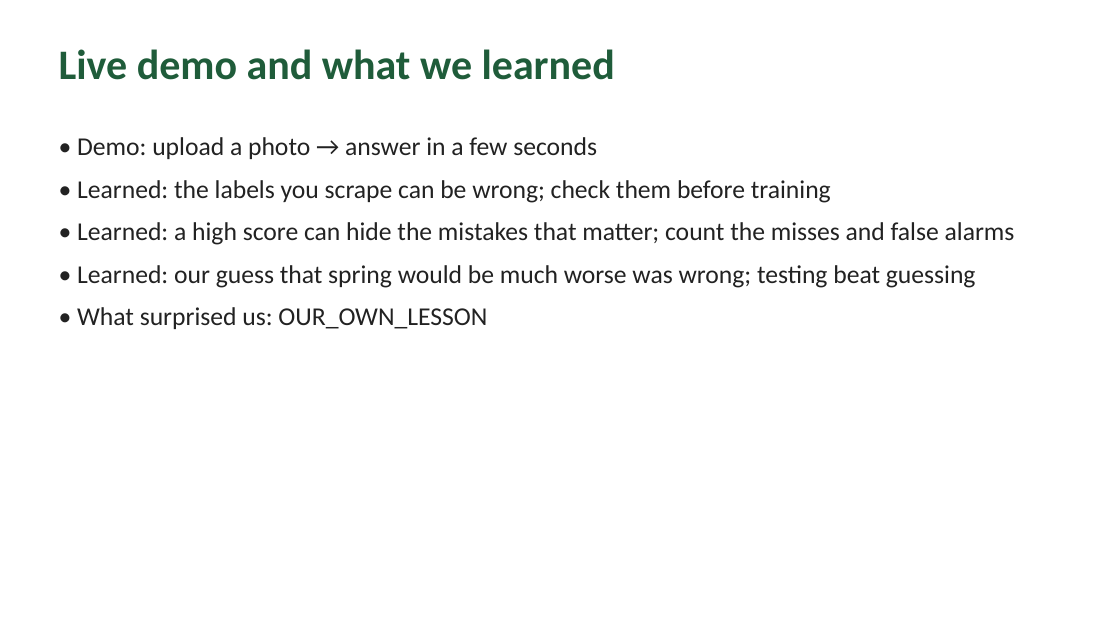
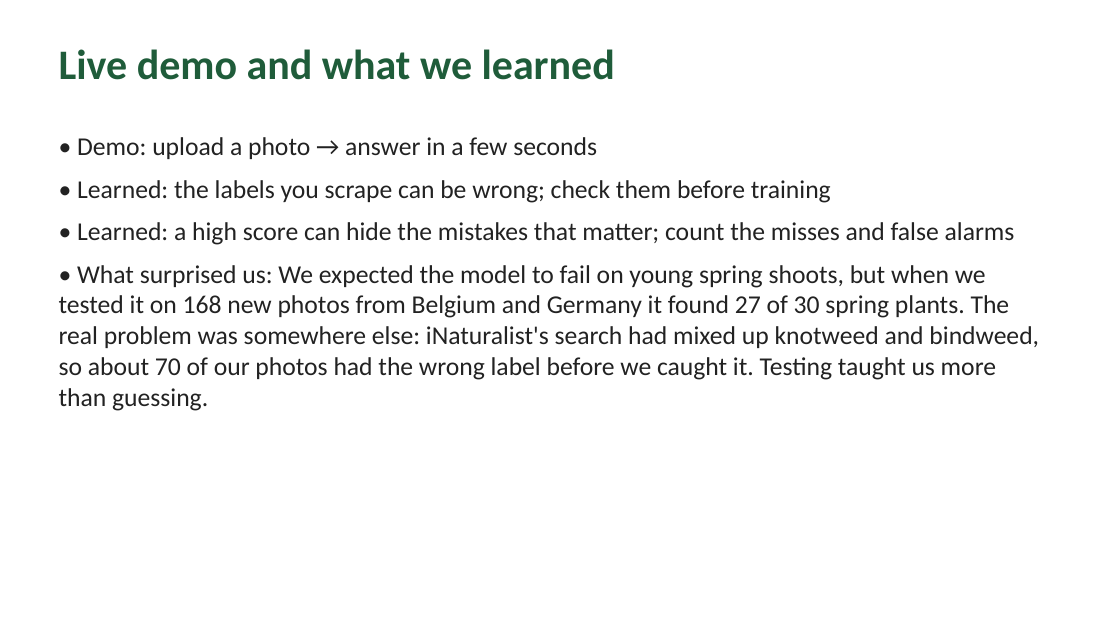
Before and after one commit to tarnoklili/knotweed-checker, a slide deck: slide 8 of slides.pptx. Drawn at 1120x630 pixels with LibreOffice and Linux fonts; fonts in the diff are those of the drawing. Boxes give left, top, right and bottom in pixels: in the first picture for what was removed or moved away, otherwise in the second. Text is boxed around its words. In the diff, an @@ line names an element or a change of style, - is before the commit and + after.

Commit message:
Add what surprised us

```diff
--- a/slides.pptx
+++ b/slides.pptx
@@ text at <box>59,265,1039,411</box>: text changed @@
-• Learned: our guess that spring would be much worse was wrong; testing beat guessing
-• What surprised us: OUR_OWN_LESSON
+• What surprised us: We expected the model to fail on young spring shoots, but when we tested it on 168 new photos from Belgium and Germany it found 27 of 30 spring plants. The real problem was somewhere else: iNaturalist's search had mixed up knotweed and bindweed, so about 70 of our photos had the wrong label before we caught it. Testing taught us more than guessing.
```
Also in this commit, not shown: 3 other files.
